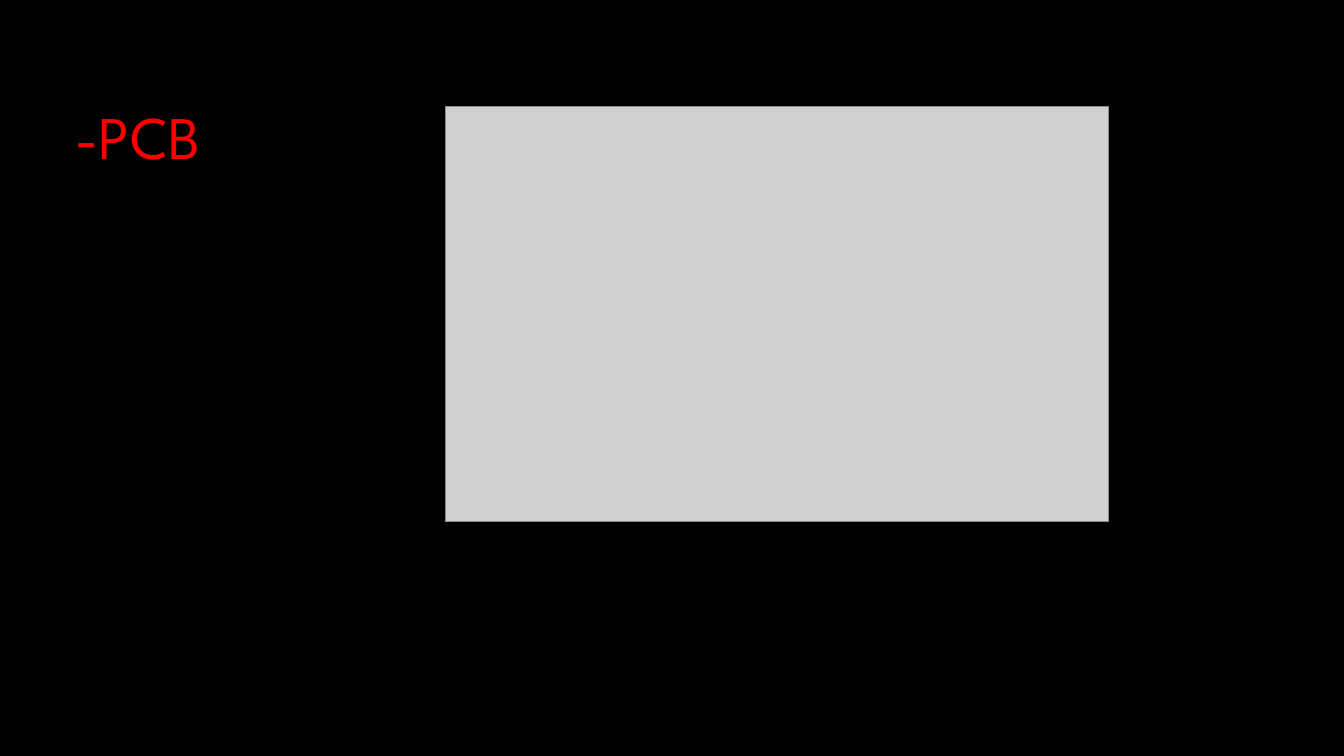
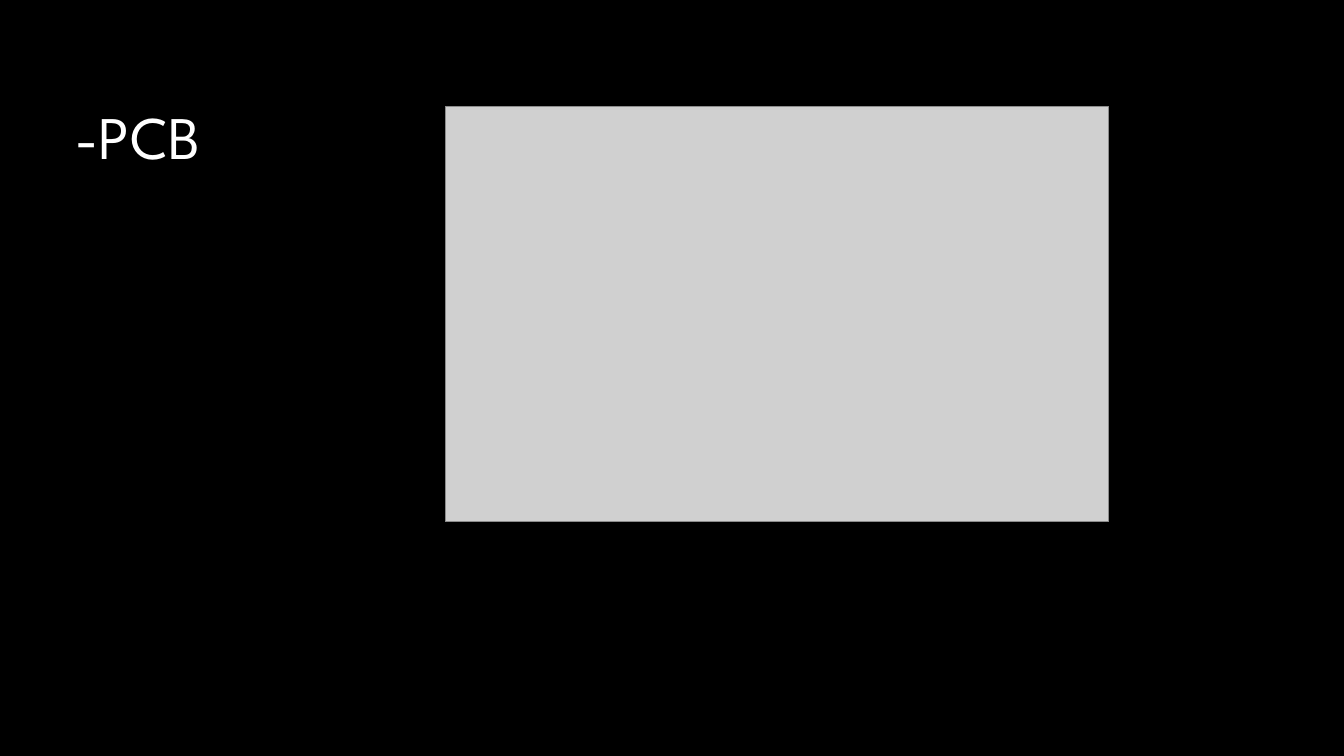
Before and after one commit to KeremSafaDemir/rocket-algorithm, a slide deck: slide 2 of presentations/avionic selector.pptx. Drawn at 1344x756 pixels with LibreOffice and Linux fonts; fonts in the diff are those of the drawing; grey boxes stand for pictures; background and template pictures are left out. Boxes give left, top, right and bottom in pixels: in the first picture for what was removed or moved away, otherwise in the second. Text is boxed around its words. In the diff, an @@ line names an element or a change of style, - is before the commit and + after.

Commit message:
presentation update

```diff
--- a/presentations/avionic selector.pptx
+++ b/presentations/avionic selector.pptx
@@ title "-PCB" at bbox=[76, 118, 200, 160]: text colour #FF0000 to #FFFFFF @@
```
Also in this commit, not shown: 4 other slides changed, 14 slides added, 2 slides removed, 2 other files.
